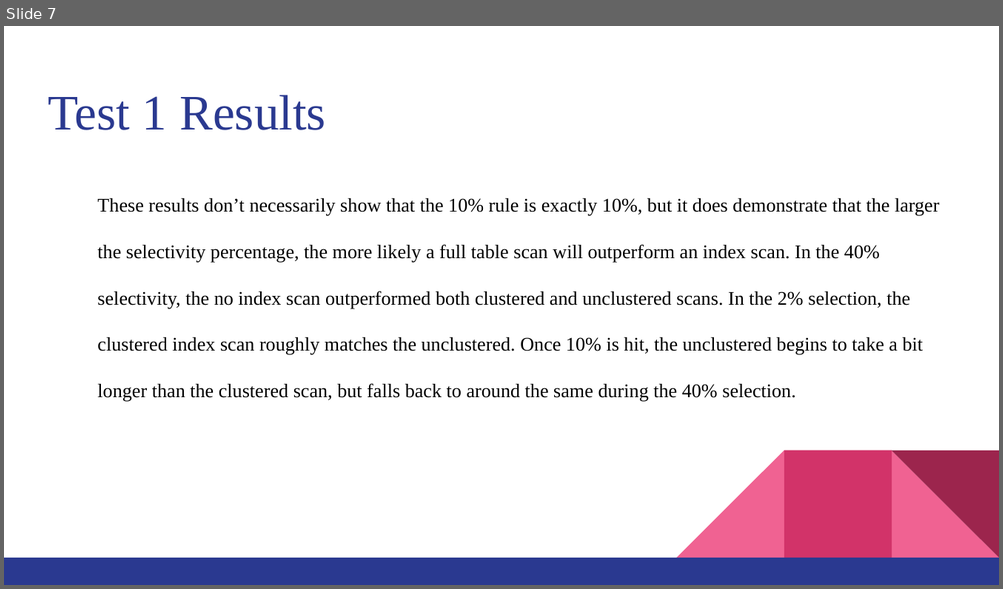
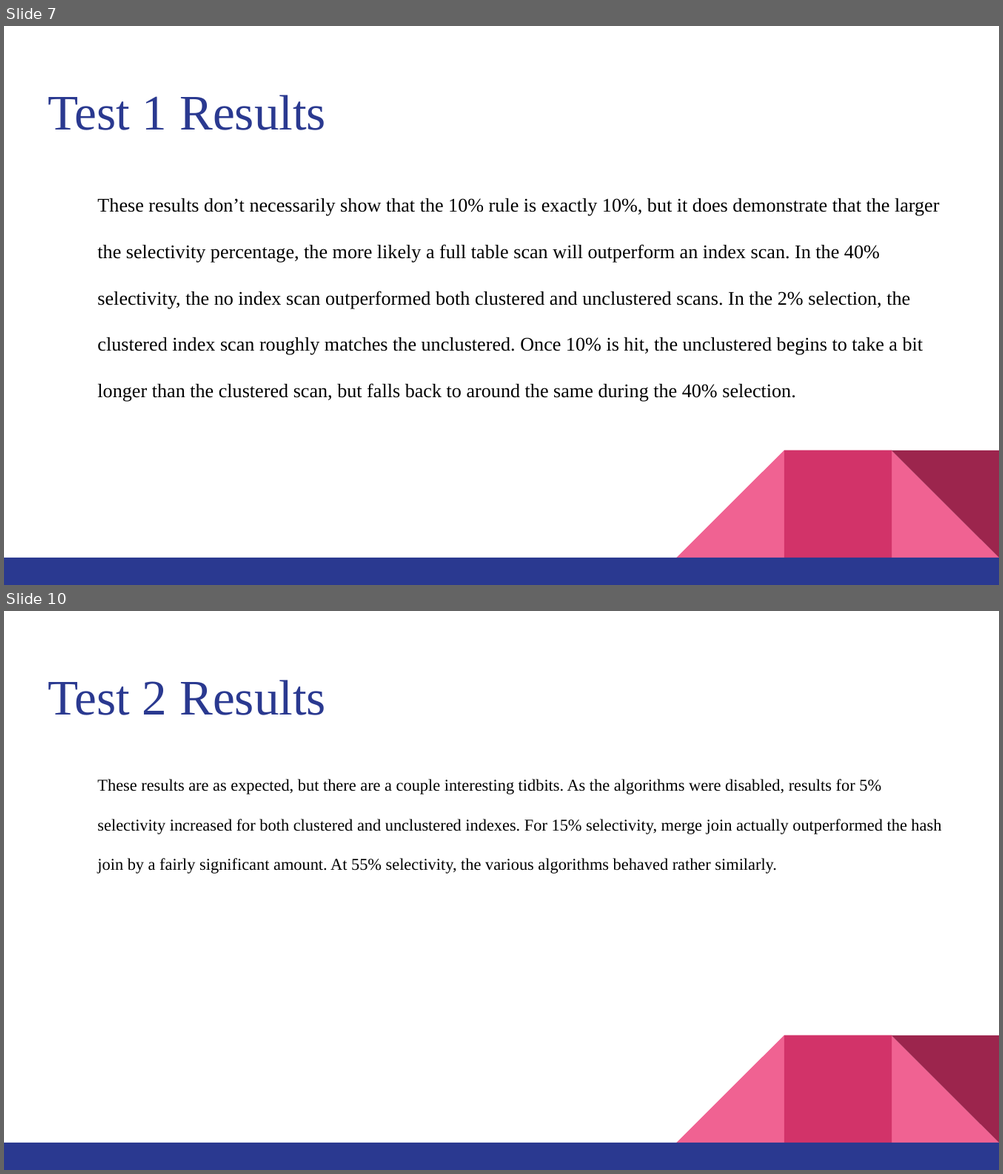
Before and after one commit to i4mTheWalrus/CS487-Proj, a slide deck: CS487P Project Presentation.pptx. Shown one above the other, each under a label of ours: slide 7 before the commit, slides 7 and 10 after it; the slides between them are not shown. The pictures are 1003x589 and 1003x1174 pixels, drawn with LibreOffice and Linux fonts; fonts in the diff are those of the drawing. Boxes give left, top, right and bottom in pixels: in the first picture for what was removed or moved away, otherwise in the second. Text is boxed around its words. In the diff, an @@ line names an element or a change of style, - is before the commit and + after.

```diff
--- a/CS487P Project Presentation.pptx
+++ b/CS487P Project Presentation.pptx
@@ slide 10 added at (4,611,999,1170), background #FFFFFF; not listed: 5 template elements that a slide beside it also shows @@
@@ title added at (48,680,326,715), 36 pt, text #2A3990 @@
+Test 2 Results
@@ text added at (97,779,941,874), 12 pt, text #000000 @@
+These results are as expected, but there are a couple interesting tidbits. As the algorithms were disabled, results for 5% selectivity increased for both clustered and unclustered indexes. For 15% selectivity, merge join actually outperformed the hash join by a fairly significant amount. At 55% selectivity, the various algorithms behaved rather similarly.
```
Also in this commit, not shown: 4 slides changed, 3 other slides added, 4 slides removed.
